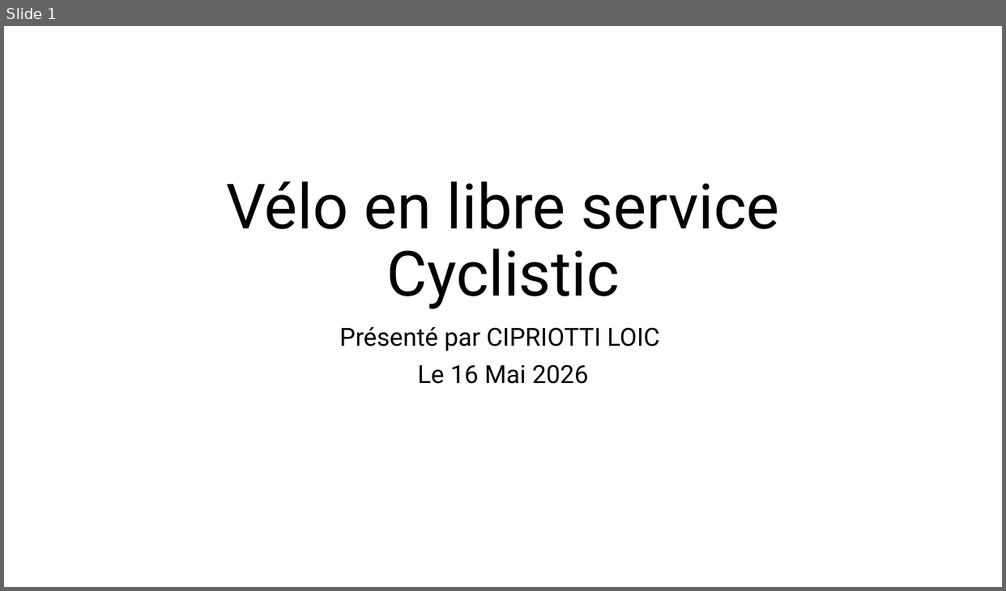
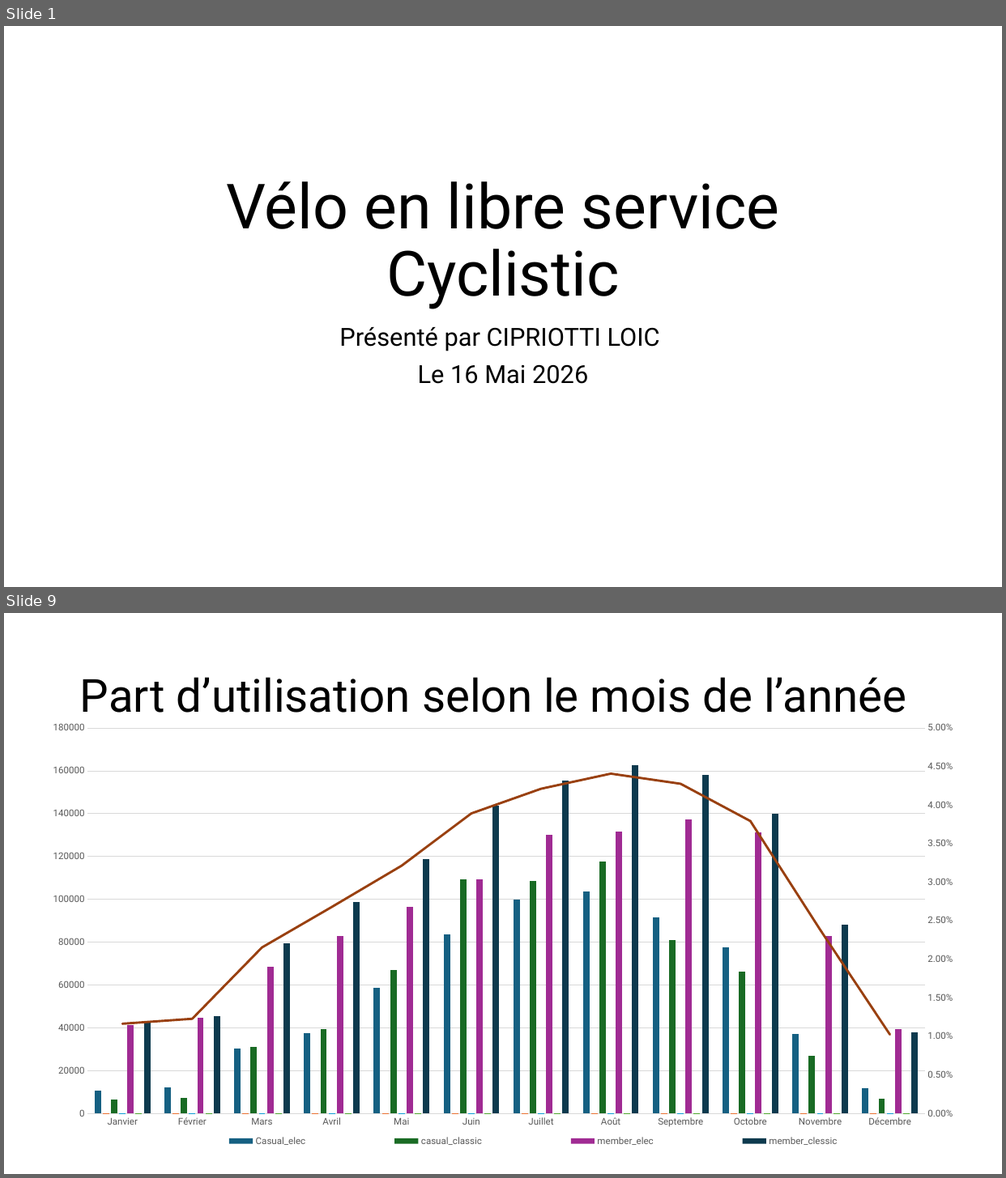
Before and after one commit to Loic0427/Data_etudes_de_cas, a slide deck: Velo en libre service/Etude_de_cas_cyclistic.pptx. Shown one above the other, each under a label of ours: slide 1 before the commit, slides 1 and 9 after it; the slides between them are not shown. The pictures are 1006x591 and 1006x1178 pixels, drawn with LibreOffice and Linux fonts; fonts in the diff are those of the drawing. Boxes give left, top, right and bottom in pixels: in the first picture for what was removed or moved away, otherwise in the second. Text is boxed around its words. In the diff, an @@ line names an element or a change of style, - is before the commit and + after.

```diff
--- a/Velo en libre service/Etude_de_cas_cyclistic.pptx
+++ b/Velo en libre service/Etude_de_cas_cyclistic.pptx
@@ slide 9 added at (4,613,1002,1174), background #FFFFFF @@
@@ title added at (80,677,906,713), 44 pt, text #000000 @@
+Part d’utilisation selon le mois de l’année
@@ column chart added at (35,714,972,1160) @@
+categories: Janvier, Février, Mars, Avril, Mai, Juin, Juillet, Août, Septembre, Octobre, Novembre, Décembre
+Casual_elec: 11000, 12000, 30000, 38000, 59000, 84000, 100000, 104000, 92000, 77000, 37000, 12000
+Series 2: 0, 0, 0, 0, 0, 0, 0, 0, 0, 0, 0, 0
+casual_classic: 7000, 7000, 31000, 39000, 67000, 109000, 109000, 117000, 81000, 66000, 27000, 7000
+Series 4: 0, 0, 0, 0, 0, 0, 0, 0, 0, 0, 0, 0
+member_elec: 41000, 45000, 69000, 83000, 96000, 109000, 130000, 132000, 137000, 131000, 83000, 40000
+Series 6: 0, 0, 0, 0, 0, 0, 0, 0, 0, 0, 0, 0
+member_clessic: 43000, 45000, 80000, 99000, 119000, 144000, 156000, 163000, 158000, 140000, 88000, 38000
+Series 8: 0.012, 0.012, 0.022, 0.027, 0.032, 0.039, 0.042, 0.044, 0.043, 0.038, 0.024, 0.01
```
Also in this commit, not shown: 9 other slides added, 4 slides removed, 6 other files.
